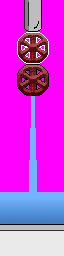
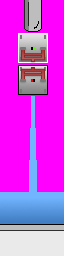
Before/after of a 64px x 256px layered artwork. What changed in the layer stack:
renamed "Layer 2" to "Layer 6", painted on it over 17, 32, 49, 96
added group "Group 2" (1st of 2) with 6 layers above "Group 2" over 18, 65, 48, 95
added group "Group 1" (1st of 2, in "Group 2") with 3 layers in group "Group 2" over 20, 67, 46, 82
added layer "Rectangle 3" (1st of 2, in "Group 2" › "Group 1") in group "Group 1" over 20, 79, 46, 82
added layer "Rectangle 2" (1st of 2, in "Group 2" › "Group 1") in group "Group 1" over 21, 67, 45, 81
added layer "Rectangle 6" (1st of 2, in "Group 2") in group "Group 2" over 20, 67, 46, 93
added layer "Rectangle 1" (1st of 2, in "Group 2") in group "Group 2" over 18, 65, 48, 95
added group "Group 2" (2nd of 2) with 6 layers above "Layer 1" over 18, 33, 48, 63
added group "Group 1" (2nd of 2, in "Group 2") with 3 layers in group "Group 2" over 20, 47, 46, 62
added layer "Rectangle 3" (2nd of 2, in "Group 2" › "Group 1") in group "Group 1" over 20, 47, 46, 50
added layer "Rectangle 2" (2nd of 2, in "Group 2" › "Group 1") in group "Group 1" over 21, 48, 45, 62
added layer "Rectangle 6" (2nd of 2, in "Group 2") in group "Group 2" over 20, 35, 46, 61
added layer "Rectangle 1" (2nd of 2, in "Group 2") in group "Group 2" over 18, 33, 48, 63
painted on "Layer 1" over 17, 64, 49, 96
